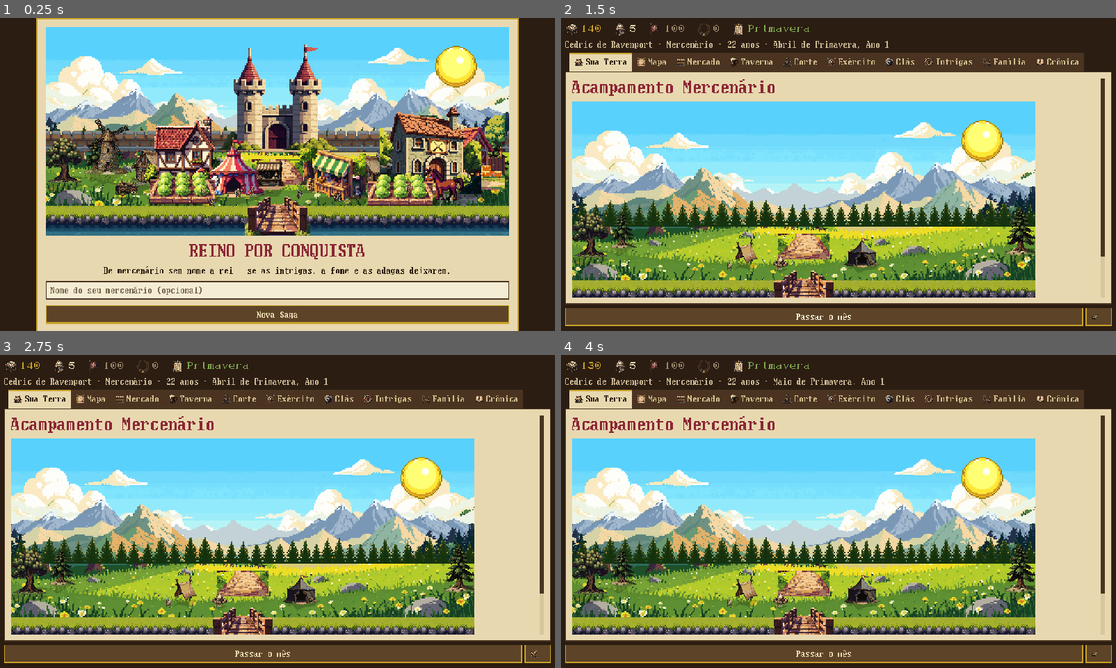
Above: before the commit, frames 1-4 (two rows, left to right).
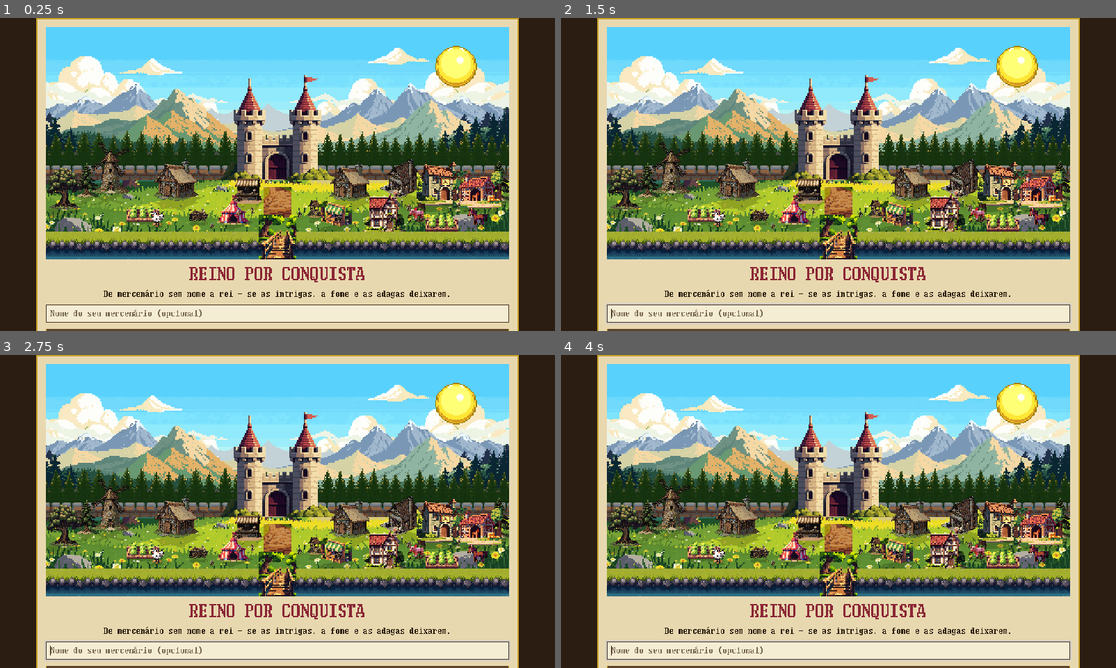
Above: after the commit, the same moments.

Repository: FelpsLuz/livro-receitas
Game: Godot game, scene res://cenas/principal.tscn
The game is run twice, just before and just after one commit, with the same random seed, the same clock (stepped at 60 frames per second) and the same inputs.
Inputs (mouse positions are in pixels of both pictures, inside the frame that each line leads up to):
- Up to frame 1 (0.25 s): no input
- Up to frame 2 (1.5 s): click (838, 315) at 0.5 s, where only the run before the commit has a clickable "Nova Saga"; click (821, 318) at 1.25 s, where only the run before the commit has a clickable "Passar o mês"
- Up to frame 3 (2.75 s): click (538, 655) at 2.02 s
- Up to frame 4 (4 s): click (821, 655) at 2.75 s, where only the run before the commit has a clickable "Passar o mês"; click (1099, 655) at 3.52 s

The runs differ from the first frame. In frame 1, 51% of the frame differs, in the area x 8-92%, y 8-100%; in frame 2, 91%; in frame 3, 91%; in frame 4, 91%, in the area x 0-100%, y 0-100%.

Commit message:
Panorama reproporcinado: hierarquia de escala medida na referência
"Está tudo desproporcional" — e estava, por número. Medi a referência
(855x485) e comparei com o nosso render:

  elemento          referência     nosso (antes)    nosso (depois)
  castelo           24,6% larg.    29%              29%  (o herói da cena)
  casa              10,5%          10%              10%
  sobrado vermelho  10,5%          19%  ⚠           9,5%
  estábulo           9,9%          21%  ⚠           10,5%
  tenda de feira     7,6%          15%  ⚠           7,5%
  ponte              7,0%          14%  ⚠           8%
  muralha (altura)  10,3%          22%  ⚠           13%

A regra que o olho cobra num jogo de gestão: castelo → casa → tenda →
gente → bicho, cada degrau visivelmente menor. O sobrado e o estábulo
rivalizavam com o castelo, e era isso que gritava.

Como foi corrigido
------------------
· As 11 peças grandes foram reduzidas à METADE EXATA (2:1 inteiro, NEAREST):
  cada pixel novo é um dos 2x2 antigos, então a densidade de pixel continua
  casada com a cena desenhada a 2x — sem mistura de resolução, que foi
  crítica de auditoria desde o início.
· A ponte foi REGENERADA estreita (32x44): metade da antiga ficaria curta
  demais para cruzar o rio.
· Tela de 400x180 → 400x200 (2x = 800x400): o respiro vertical da
  referência — céu 25%, serra até 52%, floresta até 63%, muralha ~10%,
  vila 24%, rio 15% — não cabia em 180.
· Muralha entra RECORTADA (26px do topo da arte: ameia + corpo), porque a
  arte de 44px punha 22% de muralha numa cena que pede 10%.
· Aldeões de 0,14 → 0,10 de escala; na referência as pessoas são minúsculas
  e é isso que faz o castelo parecer grande.
· Caminho: só o miolo de terra do recorte (24px), tingido de terra — a arte
  veio pálida e lia como tapete estendido na grama.

Duas fileiras de vila (fundo encostado na muralha, frente à beira do rio),
sem colisões: o sobrado saiu de cima da ferraria, porco e horta
reposicionados.

441 testes passando. Custo: US$ 0,007 (uma ponte). Saldo: US$ 7,70.

Co-Authored-By: Claude Fable 5 <noreply@anthropic.com>
Claude-Session: https://claude.ai/code/session_01WsmXkEpCuL1sCQNLixPPeW

Diff:
--- a/reino-por-conquista-godot/scripts/panorama_cena.gd
+++ b/reino-por-conquista-godot/scripts/panorama_cena.gd
@@ -33,17 +33,19 @@
 const PersonagensV2 = preload("res://scripts/personagens_v2.gd")
 const Vfx = preload("res://scripts/vfx.gd")
 
-const ARTE := Vector2i(400, 180)
+const ARTE := Vector2i(400, 200)
 const ESCALA := 2
 
 ## Linhas de apoio (base de cada faixa), derivadas da referência: o horizonte
 ## no terço de cima, a muralha em ~62% da altura, o rio nos últimos 26px.
-const BASE_SERRA_LONGE := 104
-const BASE_SERRA_PERTO := 112
-const BASE_FLORESTA := 122
-const BASE_MURO := 112
-const Y_RIO := 154          # topo da faixa de água
-const ALTURA_RIO := 26
+# Frações medidas na referência (855x485): céu 25%, serra até 52%,
+# floresta até 63%, muralha 58-68%, vila 68-92%, rio nos 15% finais.
+const BASE_SERRA_LONGE := 100
+const BASE_SERRA_PERTO := 108
+const BASE_FLORESTA := 126
+const BASE_MURO := 136
+const Y_RIO := 176          # topo da faixa de água
+const ALTURA_RIO := 24
 
 ## Perspectiva atmosférica: fração de mistura com a cor do ar, por camada.
 const AR := Color("9cc0da")
@@ -54,41 +56,41 @@
 ##   p = "pan" (1:1, gerada para o panorama) ou "obj" (assets_v2/objects)
 const PECAS := [
 	# --- natureza, sempre ---
-	{"p": "obj", "n": "arvore_carvalho", "x": 16, "y": 136, "e": 0.26, "de": 0},
-	{"p": "obj", "n": "arvore_pinheiro", "x": 388, "y": 134, "e": 0.28, "de": 0},
-	{"p": "obj", "n": "arvore_pinheiro", "x": 44, "y": 128, "e": 0.22, "de": 0},
+	{"p": "obj", "n": "arvore_carvalho", "x": 16, "y": 158, "e": 0.24, "de": 0},
+	{"p": "obj", "n": "arvore_pinheiro", "x": 392, "y": 152, "e": 0.24, "de": 0},
+	{"p": "obj", "n": "arvore_pinheiro", "x": 36, "y": 148, "e": 0.20, "de": 0},
 
 	# --- nível 0: o acampamento do mercenário ---
-	{"p": "obj", "n": "tenda_simples", "x": 150, "y": 142, "e": 0.26, "de": 0, "ate": 1},
-	{"p": "obj", "n": "fogueira_acampamento", "x": 180, "y": 146, "e": 0.18, "de": 0, "ate": 2},
-	{"p": "obj", "n": "tenda_grande", "x": 250, "y": 144, "e": 0.24, "de": 0, "ate": 0},
-
-	# --- nível 1: a vila nasce ---
-	{"p": "obj", "n": "casa_camponesa", "x": 92, "y": 140, "e": 0.26, "de": 1},
-	{"p": "obj", "n": "casa_camponesa", "x": 280, "y": 142, "e": 0.24, "de": 1},
-	{"p": "obj", "n": "poco_pedra", "x": 228, "y": 140, "e": 0.20, "de": 1},
-	{"p": "pan", "n": "pan_horta", "x": 118, "y": 152, "e": 1.0, "de": 1},
-	{"p": "pan", "n": "pan_galinha", "x": 138, "y": 150, "e": 1.0, "de": 1},
+	{"p": "obj", "n": "tenda_simples", "x": 150, "y": 160, "e": 0.24, "de": 0, "ate": 1},
+	{"p": "obj", "n": "fogueira_acampamento", "x": 196, "y": 168, "e": 0.16, "de": 0, "ate": 2},
+	{"p": "obj", "n": "tenda_grande", "x": 256, "y": 158, "e": 0.22, "de": 0, "ate": 0},
+
+	# --- nível 1: a vila nasce (fileira de trás encosta na muralha) ---
+	{"p": "obj", "n": "casa_camponesa", "x": 112, "y": 152, "e": 0.26, "de": 1},
+	{"p": "obj", "n": "casa_camponesa", "x": 262, "y": 152, "e": 0.24, "de": 1},
+	{"p": "obj", "n": "poco_pedra", "x": 232, "y": 166, "e": 0.16, "de": 1},
+	{"p": "pan", "n": "pan_horta", "x": 84, "y": 168, "e": 1.0, "de": 1},
+	{"p": "pan", "n": "pan_galinha", "x": 96, "y": 172, "e": 1.0, "de": 1},
 
 	# --- nível 2: vila grande — feira, moinho de madeira, treino ---
-	{"p": "pan", "n": "pan_moinho_madeira", "x": 54, "y": 128, "e": 1.0, "de": 2, "ate": 3},
-	{"p": "pan", "n": "pan_tenda_circo", "x": 162, "y": 150, "e": 1.0, "de": 2},
-	{"p": "pan", "n": "pan_tenda_verde", "x": 248, "y": 152, "e": 1.0, "de": 2},
-	{"p": "obj", "n": "barraca_mercado", "x": 192, "y": 142, "e": 0.22, "de": 2},
-	{"p": "pan", "n": "pan_academia_treino", "x": 332, "y": 146, "e": 1.0, "de": 2, "ate": 3},
-	{"p": "pan", "n": "pan_horta", "x": 306, "y": 154, "e": 1.0, "de": 2},
-	{"p": "pan", "n": "pan_porco", "x": 262, "y": 148, "e": 1.0, "de": 2},
-	{"p": "obj", "n": "carroca", "x": 70, "y": 148, "e": 0.20, "de": 2},
+	{"p": "pan", "n": "pan_moinho_madeira", "x": 56, "y": 144, "e": 1.0, "de": 2, "ate": 3},
+	{"p": "pan", "n": "pan_tenda_circo", "x": 162, "y": 172, "e": 1.0, "de": 2},
+	{"p": "pan", "n": "pan_tenda_verde", "x": 250, "y": 174, "e": 1.0, "de": 2},
+	{"p": "obj", "n": "barraca_mercado", "x": 174, "y": 154, "e": 0.20, "de": 2},
+	{"p": "pan", "n": "pan_academia_treino", "x": 342, "y": 154, "e": 1.0, "de": 2, "ate": 3},
+	{"p": "pan", "n": "pan_horta", "x": 342, "y": 176, "e": 1.0, "de": 2},
+	{"p": "pan", "n": "pan_porco", "x": 320, "y": 168, "e": 1.0, "de": 2},
+	{"p": "obj", "n": "carroca", "x": 132, "y": 170, "e": 0.16, "de": 2},
 
 	# --- nível 3: cidade — pedra, ferro e cavalos ---
-	{"p": "obj", "n": "ferraria", "x": 300, "y": 136, "e": 0.24, "de": 3},
-	{"p": "pan", "n": "pan_estabulo", "x": 354, "y": 140, "e": 1.0, "de": 3},
-	{"p": "pan", "n": "pan_cavalo", "x": 342, "y": 152, "e": 1.0, "de": 3},
+	{"p": "obj", "n": "ferraria", "x": 306, "y": 150, "e": 0.24, "de": 3},
+	{"p": "pan", "n": "pan_estabulo", "x": 372, "y": 156, "e": 1.0, "de": 3},
+	{"p": "pan", "n": "pan_cavalo", "x": 372, "y": 172, "e": 1.0, "de": 3},
 
 	# --- nível 4: cidade murada — academia, moinho de pedra, sobrado ---
-	{"p": "pan", "n": "pan_academia_pedra", "x": 332, "y": 144, "e": 1.0, "de": 4},
-	{"p": "obj", "n": "moinho_vento", "x": 54, "y": 130, "e": 0.28, "de": 4},
-	{"p": "pan", "n": "pan_casa_vermelha", "x": 120, "y": 148, "e": 1.0, "de": 4},
+	{"p": "pan", "n": "pan_academia_pedra", "x": 342, "y": 154, "e": 1.0, "de": 4},
+	{"p": "obj", "n": "moinho_vento", "x": 56, "y": 146, "e": 0.26, "de": 4},
+	{"p": "pan", "n": "pan_casa_vermelha", "x": 292, "y": 178, "e": 1.0, "de": 4},
 ]
 
 var viewport: SubViewport
@@ -185,33 +187,40 @@
 	_sprite(flor, Vector2(0, BASE_FLORESTA - 44), NEBLINA["floresta"])
 
 	# ---- a defesa evolui: paliçada → muralha ----
+	# a muralha da referência ocupa ~10% da altura: o recorte usa só a ameia
+	# e o corpo de cima da arte, cortando as fiadas escuras da base
 	if nivel >= 3:
-		_sprite("pan_muralha", Vector2(0, BASE_MURO - 44 + 12))
+		_sprite("pan_muralha", Vector2(0, BASE_MURO - 26), 0.0,
+			Rect2(0, 0, 400, 26))
 	elif nivel >= 1:
-		_sprite("pan_palicada", Vector2(0, BASE_MURO - 32 + 8))
+		_sprite("pan_palicada", Vector2(0, BASE_MURO - 26), 0.0,
+			Rect2(0, 0, 400, 26))
 
 	# ---- a sede evolui: nada → torreão → castelo ----
 	if nivel >= 5:
 		var cas := _tex("pan_castelo")
 		if cas != null:
 			_sprite("pan_castelo", Vector2(
-				(ARTE.x - cas.get_width()) / 2.0, BASE_MURO + 2 - cas.get_height()))
+				(ARTE.x - cas.get_width()) / 2.0, BASE_MURO + 4 - cas.get_height()))
 	elif nivel == 4:
 		var tor := _tex("pan_torreao")
 		if tor != null:
 			_sprite("pan_torreao", Vector2(
-				(ARTE.x - tor.get_width()) / 2.0, BASE_MURO + 2 - tor.get_height()))
+				(ARTE.x - tor.get_width()) / 2.0, BASE_MURO + 4 - tor.get_height()))
 
 	# ---- campo ----
 	# o topo da arte do campo tem copas de árvore: o recorte pula essa parte
 	var campo := _variante("pan_campo", estacao, "verao")
-	_sprite(campo, Vector2(0, BASE_MURO - 4), 0.0, Rect2(0, 14, 400, 50))
+	_sprite(campo, Vector2(0, BASE_MURO - 4), 0.0, Rect2(0, 14, 400, 48))
 
 	# ---- caminho do portão à ponte ----
 	# recorte do miolo da arte (o topo dela veio com cenário); as bordas de
 	# grama do recorte se fundem no campo
-	_sprite("pan_caminho", Vector2(ARTE.x / 2.0 - 22, BASE_MURO + 2),
-		0.0, Rect2(0, 30, 44, 22))
+	var caminho := _sprite("pan_caminho",
+		Vector2(ARTE.x / 2.0 - 12, BASE_MURO + 2), 0.0, Rect2(10, 28, 24, 26))
+	if caminho != null:
+		# a arte veio pálida demais; um tinte de terra a assenta no campo
+		caminho.modulate = Color(0.82, 0.68, 0.52)
 
 	# ---- a vila, peça a peça, na ordem de profundidade ----
 	var lista: Array = PECAS.filter(func(c):
@@ -225,11 +234,11 @@
 
 	# ---- rio na frente, ponte alinhada ao portão ----
 	_sprite("pan_rio", Vector2(0, Y_RIO), 0.0,
-		Rect2(0, 4, 400, ALTURA_RIO + 8))
+		Rect2(0, 4, 400, 44))
 	var ponte := _tex("pan_ponte")
 	if ponte != null:
 		_sprite("pan_ponte", Vector2(
-			(ARTE.x - ponte.get_width()) / 2.0, ARTE.y - ponte.get_height() + 4))
+			(ARTE.x - ponte.get_width()) / 2.0, ARTE.y - ponte.get_height() + 6))
 
 func _peca(c: Dictionary) -> void:
 	var t: Texture2D = null
@@ -263,11 +272,11 @@
 	var elenco := ["tropa_campones", "tropa_lanceiro", "taverneiro",
 		"tropa_espadachim", "heroi_jogador", "tropa_arqueiro"]
 	for i in quantos:
-		var no: AnimatedSprite2D = PersonagensV2.criar(elenco[i % elenco.size()], 0.14)
+		var no: AnimatedSprite2D = PersonagensV2.criar(elenco[i % elenco.size()], 0.10)
 		if no == null:
 			continue
 		no.position = Vector2(30.0 + _rng.randf() * (ARTE.x - 60.0),
-			136.0 + _rng.randf() * 16.0)
+			152.0 + _rng.randf() * 20.0)
 		no.texture_filter = CanvasItem.TEXTURE_FILTER_NEAREST
 		mundo.add_child(no)
 
Binary file changed: reino-por-conquista-godot/assets_v2/panorama/pan_academia_pedra.png
Binary file changed: reino-por-conquista-godot/assets_v2/panorama/pan_academia_treino.png
Binary file changed: reino-por-conquista-godot/assets_v2/panorama/pan_casa_vermelha.png
Binary file changed: reino-por-conquista-godot/assets_v2/panorama/pan_cavalo.png
Binary file changed: reino-por-conquista-godot/assets_v2/panorama/pan_estabulo.png
Binary file changed: reino-por-conquista-godot/assets_v2/panorama/pan_galinha.png
Binary file changed: reino-por-conquista-godot/assets_v2/panorama/pan_horta.png
Binary file changed: reino-por-conquista-godot/assets_v2/panorama/pan_moinho_madeira.png
Binary file changed: reino-por-conquista-godot/assets_v2/panorama/pan_ponte.png
Binary file changed: reino-por-conquista-godot/assets_v2/panorama/pan_porco.png
Binary file changed: reino-por-conquista-godot/assets_v2/panorama/pan_tenda_circo.png
Binary file changed: reino-por-conquista-godot/assets_v2/panorama/pan_tenda_verde.png
(and 1 more such lines)
